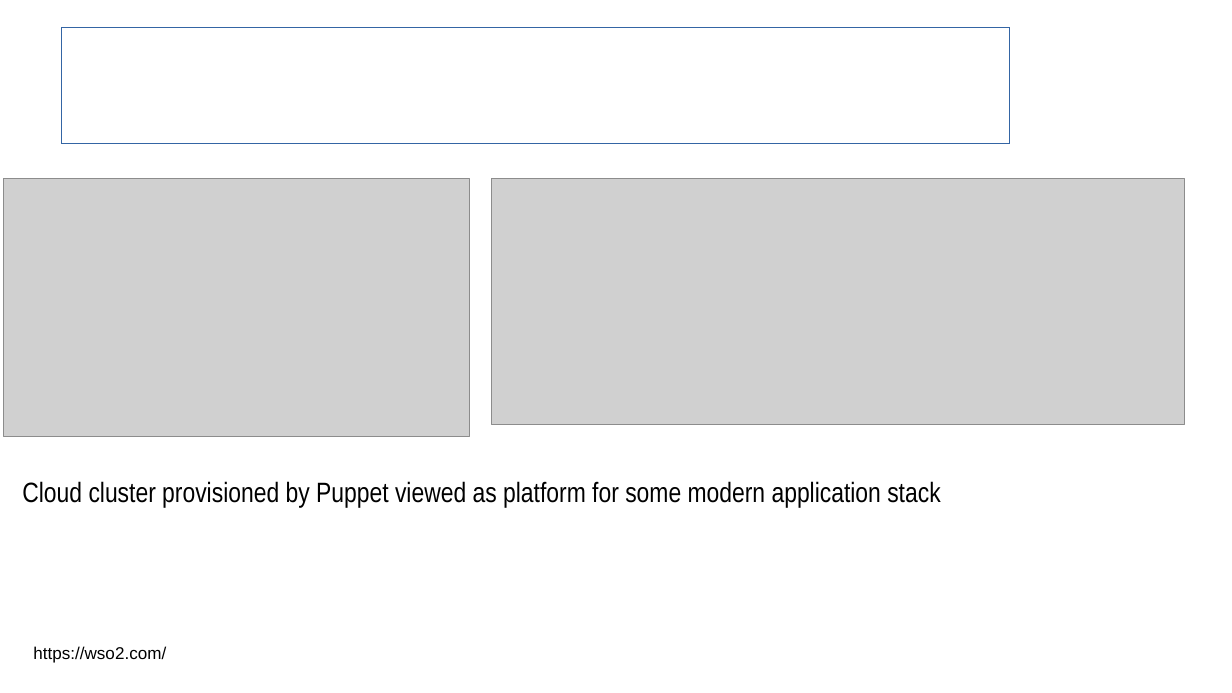
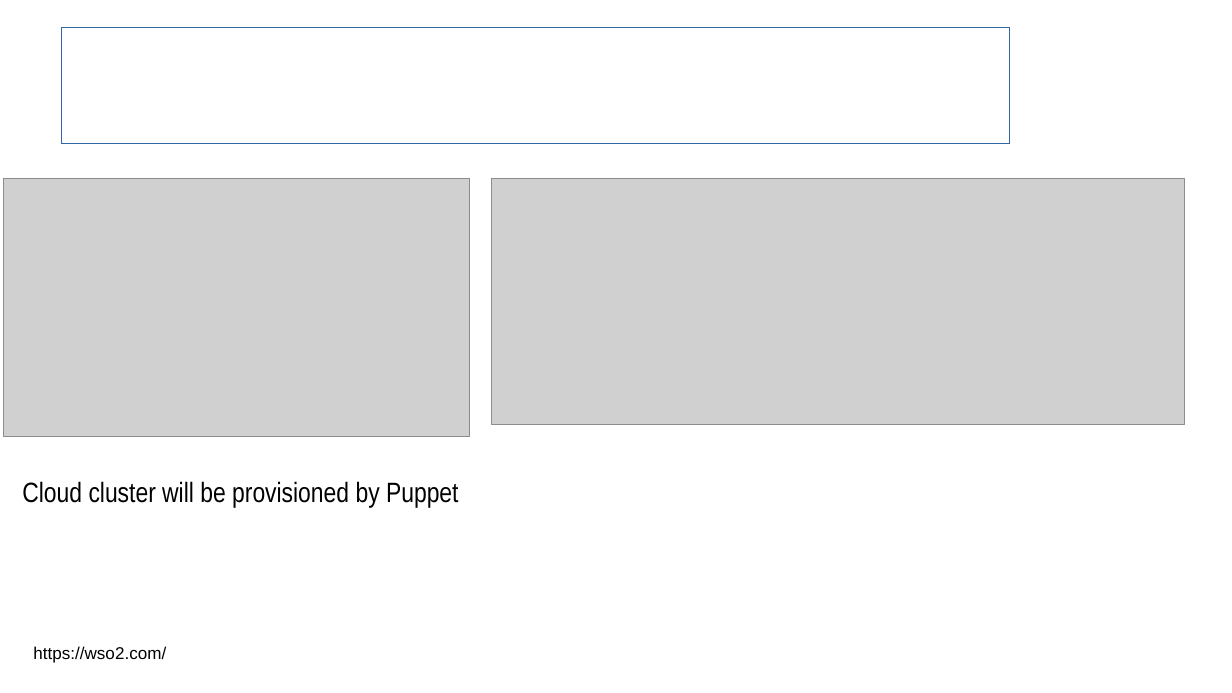
Before and after one commit to sergueik/uru_serverspec, a slide deck: slide 4 of Serverspec Integration in Cloud Provision.odp. Drawn at 1232x693 pixels with LibreOffice and Linux fonts; fonts in the diff are those of the drawing; grey boxes stand for pictures; background and template pictures are left out. Boxes give left, top, right and bottom in pixels: in the first picture for what was removed or moved away, otherwise in the second. Text is boxed around its words. In the diff, an @@ line names an element or a change of style, - is before the commit and + after.

```diff
--- a/Serverspec Integration in Cloud Provision.odp
+++ b/Serverspec Integration in Cloud Provision.odp
@@ text at (22,481,459,508): text changed @@
-Cloud cluster provisioned by Puppet viewed as platform for some modern application stack
+Cloud cluster will be provisioned by Puppet
```
Also in this commit, not shown: 10 other slides changed, 9 slides added, 1 slide removed, 1 other file.
